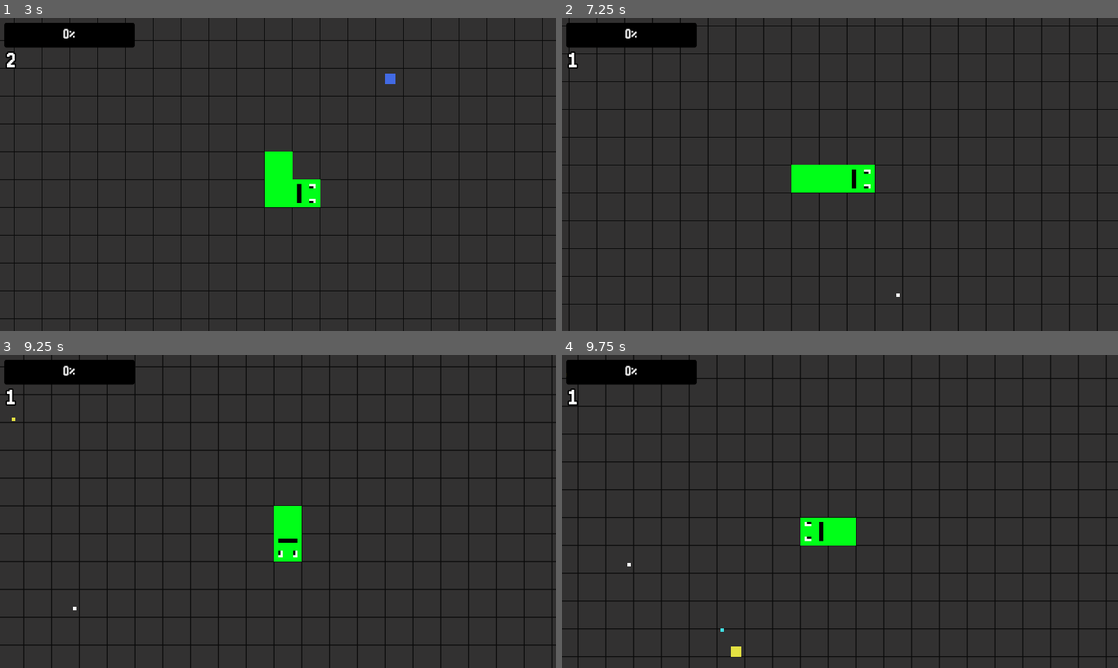
Above: before the commit, frames 1-4 (two rows, left to right).
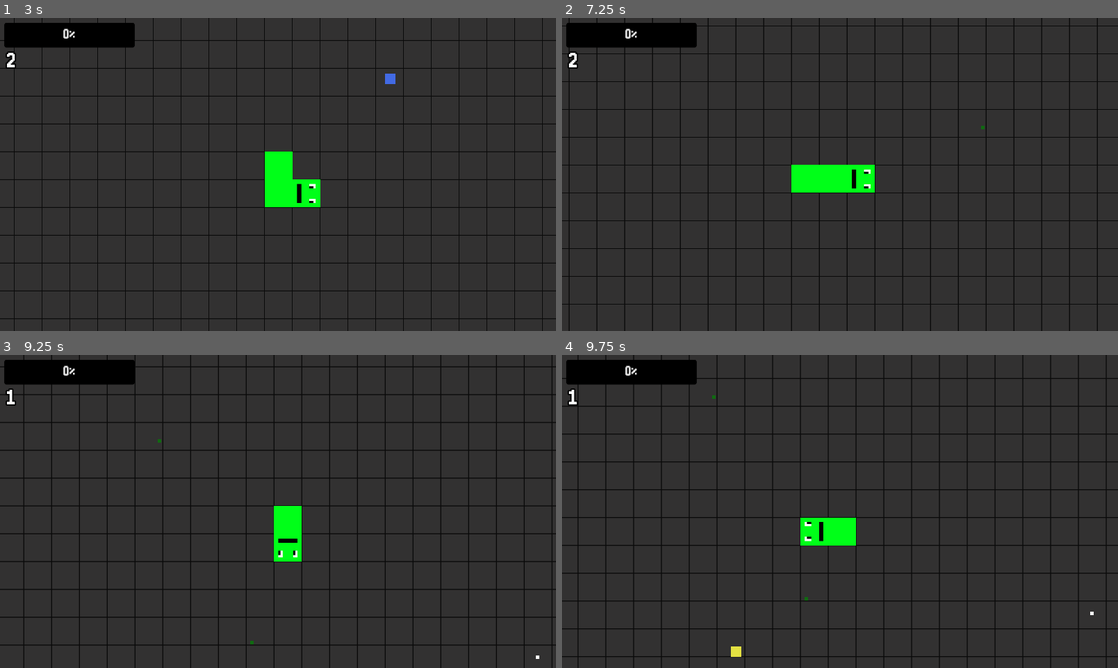
Above: after the commit, the same moments.

Repository: nath-ellis/slither.net
Game: Godot game, scene res://scenes/menu.tscn
Two runs of this game, one before a commit and one after it. Both use one fixed random seed, a clock stepped at 60 frames per second and the inputs below.
Inputs:
- Up to frame 1 (3 s): click "Play" at 0.5 s; hold Right (right) 1.28-2.03 s; hold Down (down) 2.03-2.78 s; hold Right (right) from 2.78 s (still down)
- Up to frame 2 (7.25 s): release Right (right) at 3.53 s; hold Shift (speed_up) 3.53-4.28 s; hold Left (left) 4.28-5.78 s; hold Down (down) 5.78-6.53 s; hold Right (right) from 6.53 s (still down)
- Up to frame 3 (9.25 s): release Right (right) at 7.28 s; hold Shift (speed_up) 7.28-8.03 s; hold Right (right) 8.03-8.78 s; hold Down (down) from 8.78 s (still down)
- Up to frame 4 (9.75 s): release Down (down) at 9.53 s; hold Left (left) from 9.53 s (still down)

Frame 1 is identical in both runs. In frame 2, less than 0.1% of the frame differs, in the area x 1-76%, y 10-90%; in frame 3, less than 0.1%; in frame 4, less than 0.1%.
Error after the commit: Attempt to call function 'add_child' in base 'null instance' on a null instance. (res://scripts/enemy.gd:158)

Commit message:
Removed references to Manager.length in enemy.gd

Diff:
--- a/scripts/enemy.gd
+++ b/scripts/enemy.gd
@@ -15,7 +15,7 @@
 @onready var face_sprite = $EnemyFace/Sprite
 @onready var body = $Body
 @onready var movement_timer = $MovementTimer
-@onready var bits = $"../Bits"
+@onready var bits = $"../../Bits"
 
 
 func add_move_to() -> void:
@@ -134,9 +134,6 @@
 		if sped_up:
 			# Decrease length when sped up
 			if lose_length_counter >= 5:
-				if Manager.length > 1:
-					Manager.length -= 1
-
 				if body.get_child_count() > 1:
 					body.get_children()[len(body.get_children())-1].queue_free()
 
